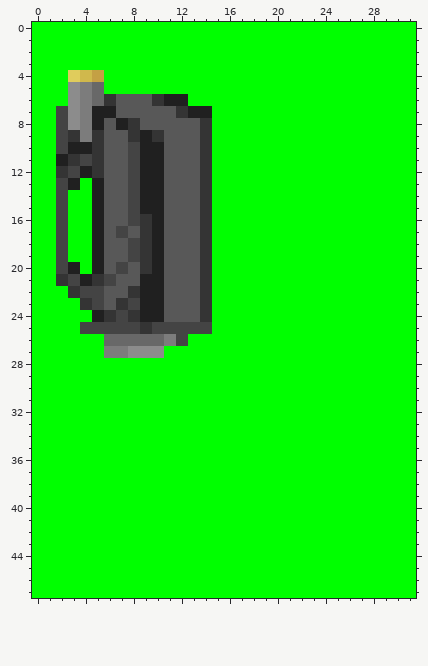
A pixel-art sprite gets an edit: Resources/Weapons/Collapsible SMG/Unloaded_Big.png. The picture above is the old version.
The file is 32x48 pixels.
The same view after the edit:
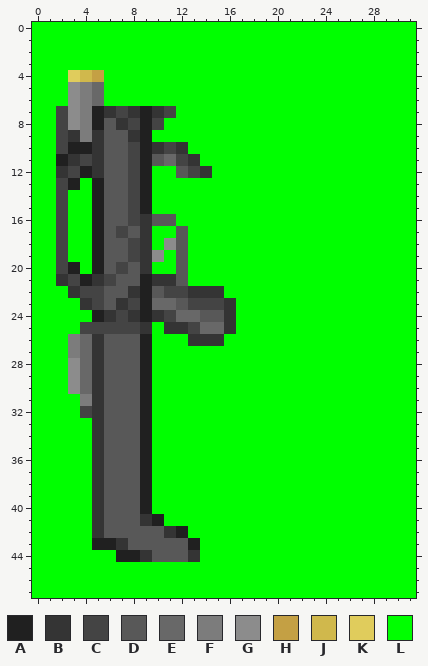
Palette (. is transparent): A #202020  B #343434  C #444444  D #585858  E #686868  F #7c7c7c  G #8c8c8c  H #c4a044  J #d0b84c  K #e0cc5c  L #00ff00
Edits made:
Changed rows in their new state; - is an unchanged pixel.
first column x 3:
 6 ---LLLLLLL----
 7 ---BCBABCLLL--
 8 ----BCACLLLL--
 9 -------LLLLL--
10 -------BCBLL--
11 -------DECBL--
12 -------LL-C---
13 -------LLLLL--
14 -------LLLLL--
15 -------LLLLL--
16 -------D-LLL--
17 -------LL-LL--
18 -------LG-LL--
19 -------GL-LL--
20 -------LL-LL--
21 -------BB-LL--
22 -------DCCB-B-
23 -------EE-CCCB
24 -------BCEEDDB
25 -------LBB-EEB
26 FEBDDDALLLBBB-
27 FEBDDDAL------
28 GEBDDDA-------
29 GEBDDDA-------
30 GEBDDDA-------
31 -FBDDDA-------
32 -CBDDDA-------
33 --BDDDA-------
34 --BDDDA-------
35 --BDDDA-------
36 --BDDDA-------
37 --BDDDA-------
38 --BDDDA-------
39 --BDDDA-------
40 --BDDDA-------
41 --BDDDBA------
42 --BDDDDDBA----
43 --AABDDDDDA---
44 ----AABDDDB---
Where, in picture pixels (left, top, right, bottom), the same in both pictures:
changed: (68, 94, 236, 562)
